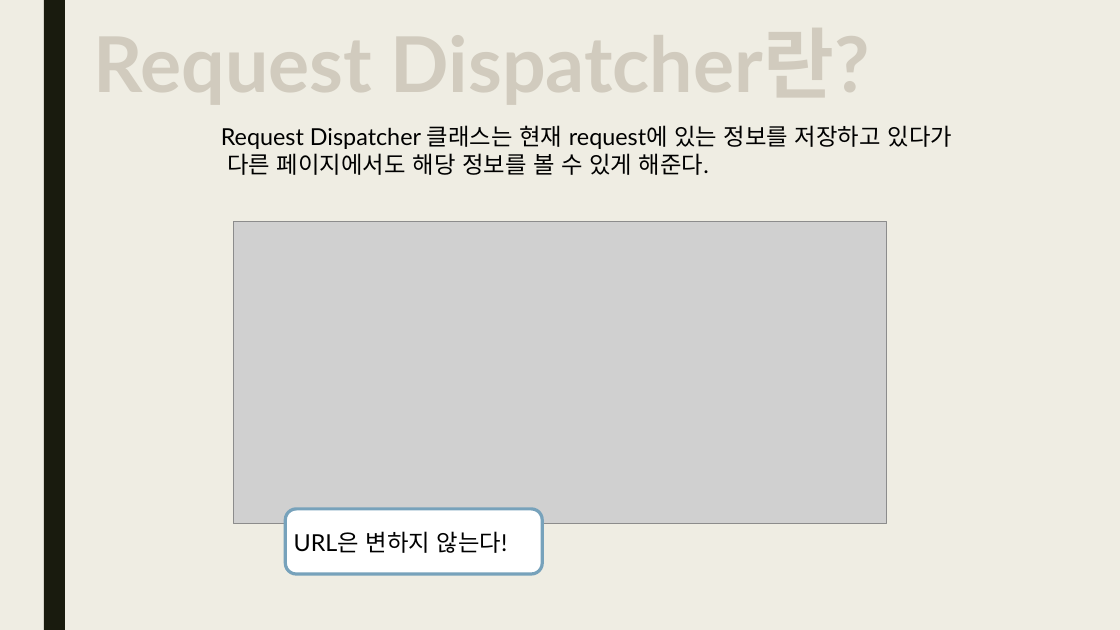
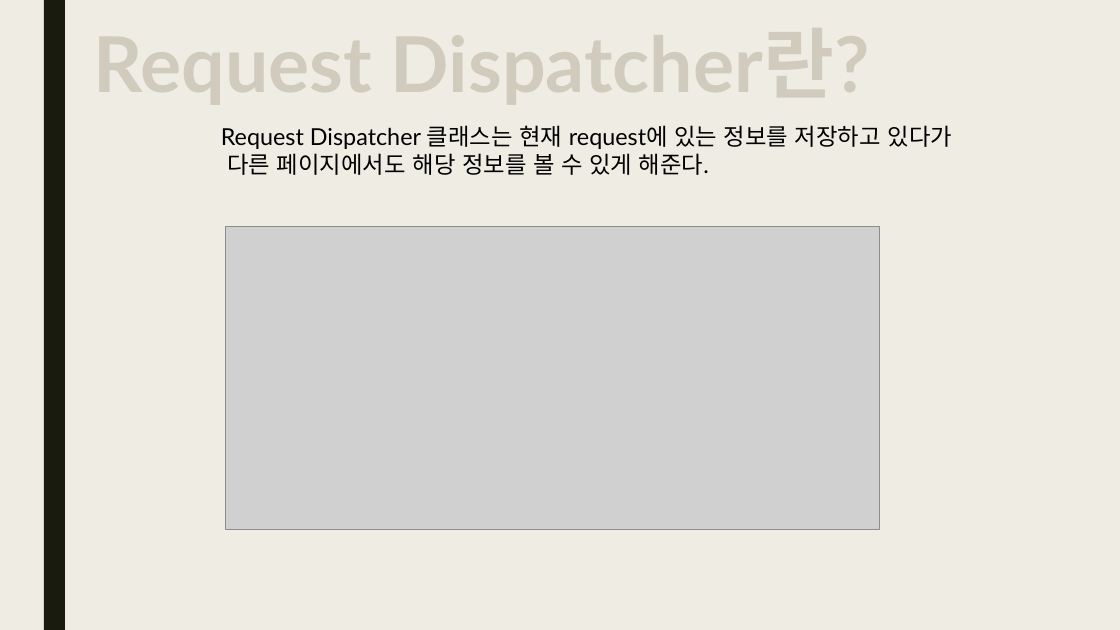
Before and after one commit to Runtym/osf-homework, a slide deck: slide 6 of src/jungkumjoo/p20190401/190401.pptx. Drawn at 1120x630 pixels with LibreOffice and Linux fonts; fonts in the diff are those of the drawing; grey boxes stand for pictures. Boxes give left, top, right and bottom in pixels: in the first picture for what was removed or moved away, otherwise in the second. Text is boxed around its words. In the diff, an @@ line names an element or a change of style, - is before the commit and + after.

```diff
--- a/src/jungkumjoo/p20190401/190401.pptx
+++ b/src/jungkumjoo/p20190401/190401.pptx
@@ picture moved from (x1=234, y1=222, x2=887, y2=524) to (x1=225, y1=227, x2=879, y2=529) @@
@@ rounded rectangle removed at (x1=286, y1=509, x2=543, y2=575) @@
@@ text removed at (x1=294, y1=531, x2=508, y2=553) @@
-URL은 변하지 않는다!
```
Also in this commit, not shown: 1 other slide changed.
